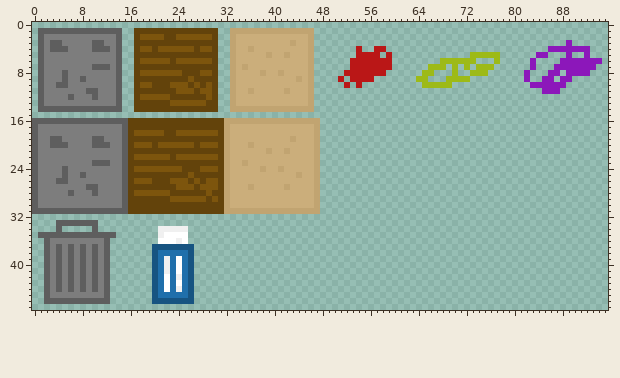
A sprite sheet gets an edit: sprites.png. The picture above is the old version.
The file is 96x48 pixels.
The result:
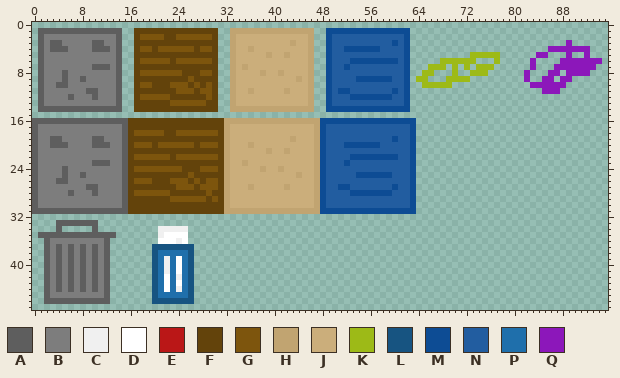
Palette (. is transparent): A #5e5e5e  B #7d7d7d  C #f0f0f0  D #ffffff  E #ba1717  F #63430b  G #7d550d  H #c1a471  J #cbae7b  K #9dba17  L #175481  M #0d4c94  N #225da0  P #1f6fab  Q #8c17ba
The exact change:
Changed rows in their new state; - is an unchanged pixel.
first column x 48:
 1 -MMMMMMMMMMMMMM-
 2 -MNNNNNNNNNNNNM-
 3 -MNNNNNNNNNNMNM-
 4 -MNNMMMMMMNNNNM-
 5 -MNNNNNNNNNNNNM-
 6 -MNNNMMMMMMMMNM-
 7 -MNNMNNNNNNNNNM-
 8 -MNNNNNNNNNNNNM-
 9 -MNNNNMMMMMMNNM-
10 -MNNNNNNNNNNNNM-
11 -MNMMNNNNNNNMNM-
12 -MNNNMMMMMMMNNM-
13 -MNNNNNNNNNNNNM-
14 -MMMMMMMMMMMMMM-
16 MMMMMMMMMMMMMMMM
17 MNNNNNNNNNNNNNNM
18 MNNNNNNNNNNNNNNM
19 MNNNNNNNNNNNMNNM
20 MNNNMMMMMMNNNNNM
21 MNNNNNNNNNNNNNNM
22 MNNNNMMMMMMMMNNM
23 MNNNMNNNNNNNNNNM
24 MNNNNNNNNNNNNNNM
25 MNNNNNMMMMMMNNNM
26 MNNNNNNNNNNNNNNM
27 MNNMMNNNNNNNMNNM
28 MNNNNMMMMMMMNNNM
29 MNNNNNNNNNNNNNNM
30 MNNNNNNNNNNNNNNM
31 MMMMMMMMMMMMMMMM
Changed places in both pictures, as pixel boxes (x1, y1, x2, y2):
changed: (320, 28, 416, 214)
